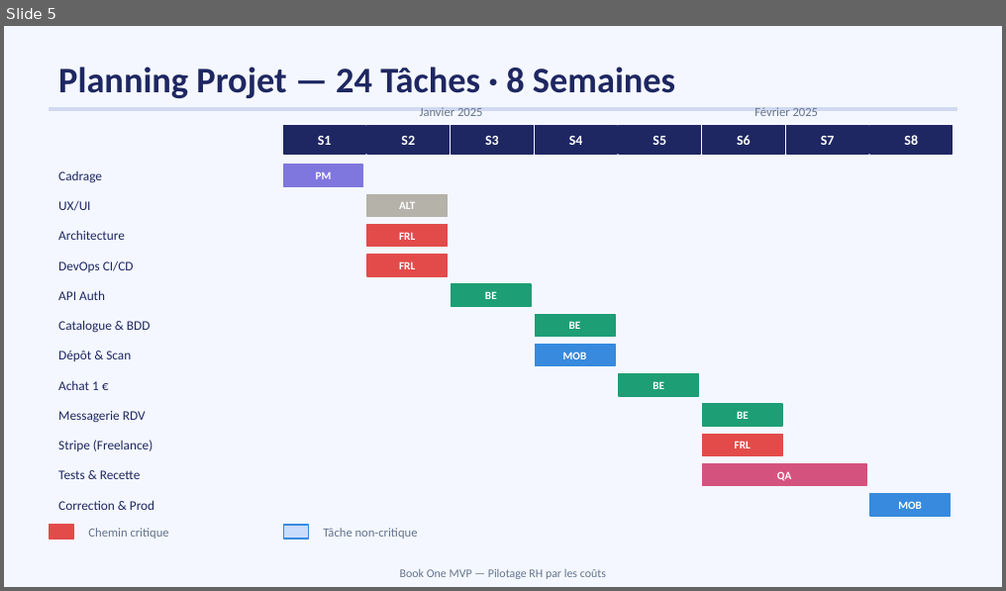
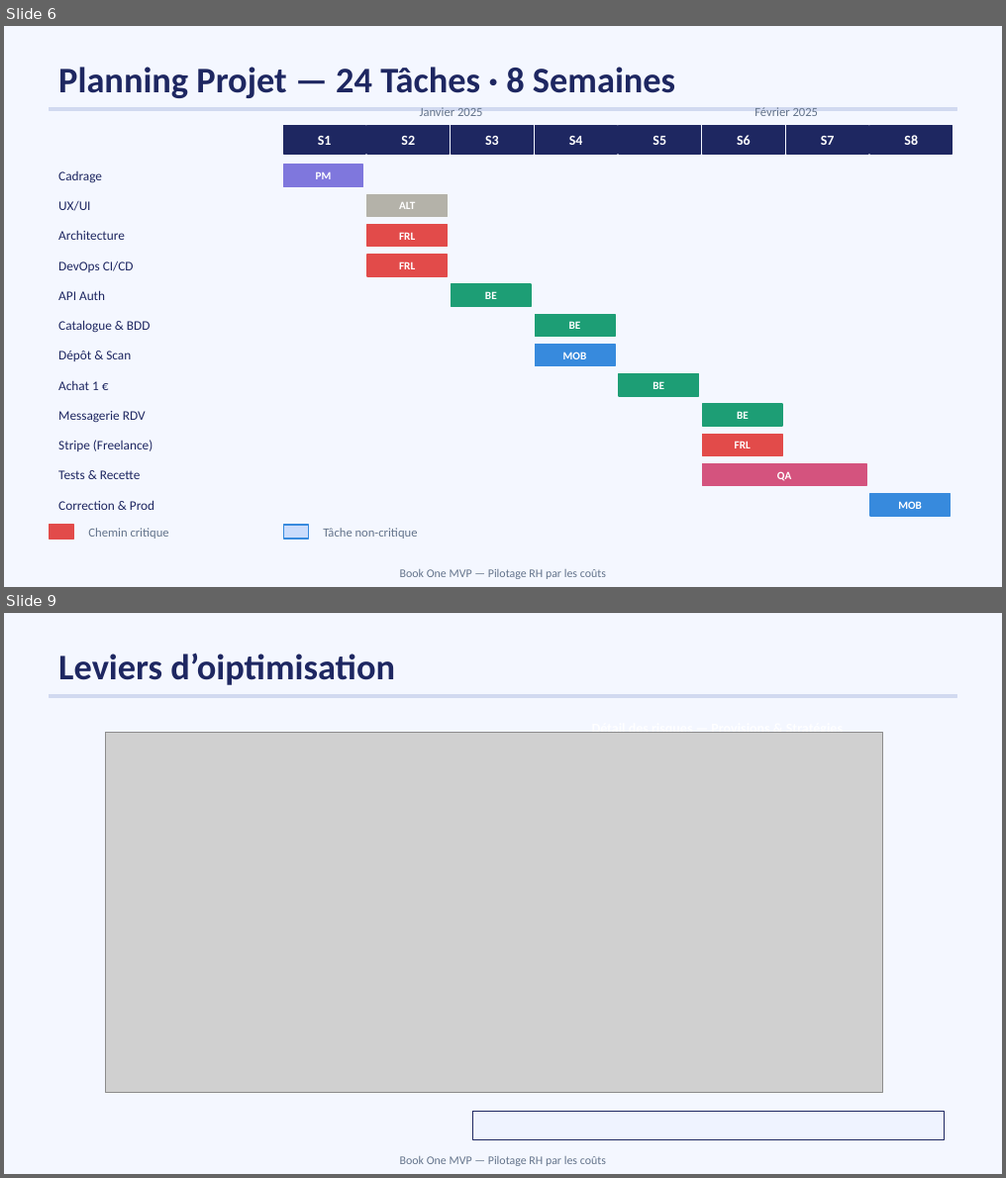
Before and after one commit to BeanEden/Pilotage_par_les_couts_book_one, a slide deck: BookOne_Pilotage.pptx. Shown one above the other, each under a label of ours: slide 5 before the commit, slides 6 and 9 after it; the slides between them are not shown. The pictures are 1006x591 and 1006x1178 pixels, drawn with LibreOffice and Linux fonts; fonts in the diff are those of the drawing; grey boxes stand for pictures. Boxes give left, top, right and bottom in pixels: in the first picture for what was removed or moved away, otherwise in the second. Text is boxed around its words. In the diff, an @@ line names an element or a change of style, - is before the commit and + after.

```diff
--- a/BookOne_Pilotage.pptx
+++ b/BookOne_Pilotage.pptx
@@ slide 9 added at (4, 613, 1002, 1174), background #F4F7FF @@
@@ text added at (58, 653, 395, 685), 26 pt, text #1E2761, bold @@
+Leviers d’oiptimisation
@@ rectangle added at (49, 695, 957, 698), fill #D1D9F0, outline #D1D9F0 1 pt @@
@@ picture added at (106, 732, 882, 1092) @@
@@ text added at (592, 732, 843, 737), 10 pt, text #FFFFFF, bold @@
+Détail des risques — Provisions & Stratégies
@@ rectangle added at (473, 1112, 944, 1140), fill #EFF3FF, outline #1E2761 0.7 pt @@
@@ text added at (400, 1157, 606, 1166), 8.5 pt, text #64748B @@
+Book One MVP — Pilotage RH par les coûts
@@ what was slide 5 is now slide 6 @@
```
Also in this commit, not shown: 7 slides changed, 1 other slide added, 3 other files.
